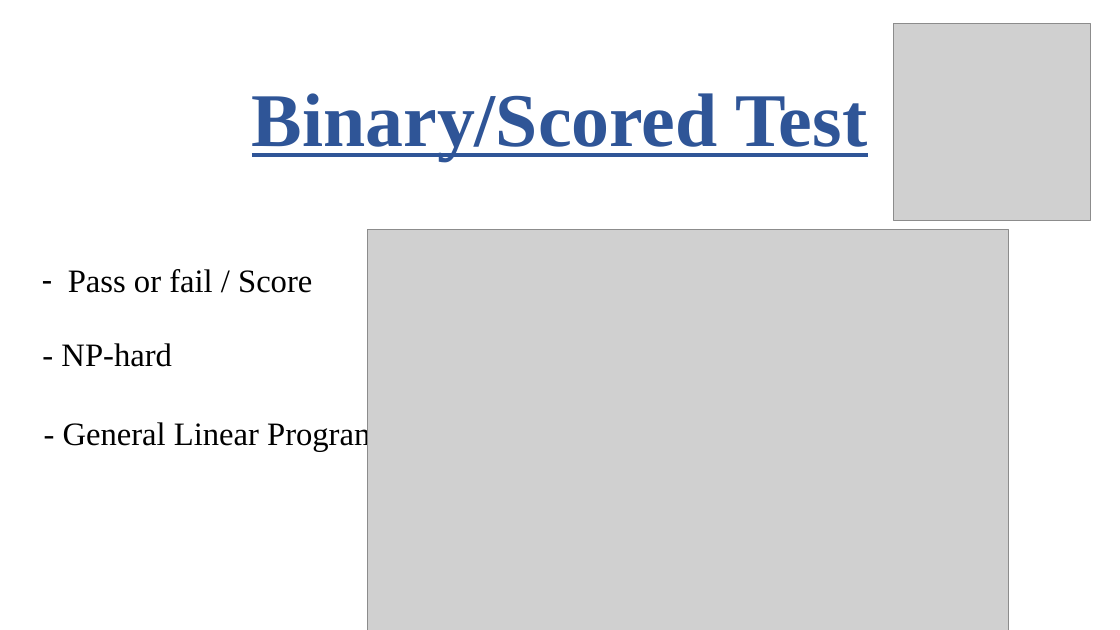
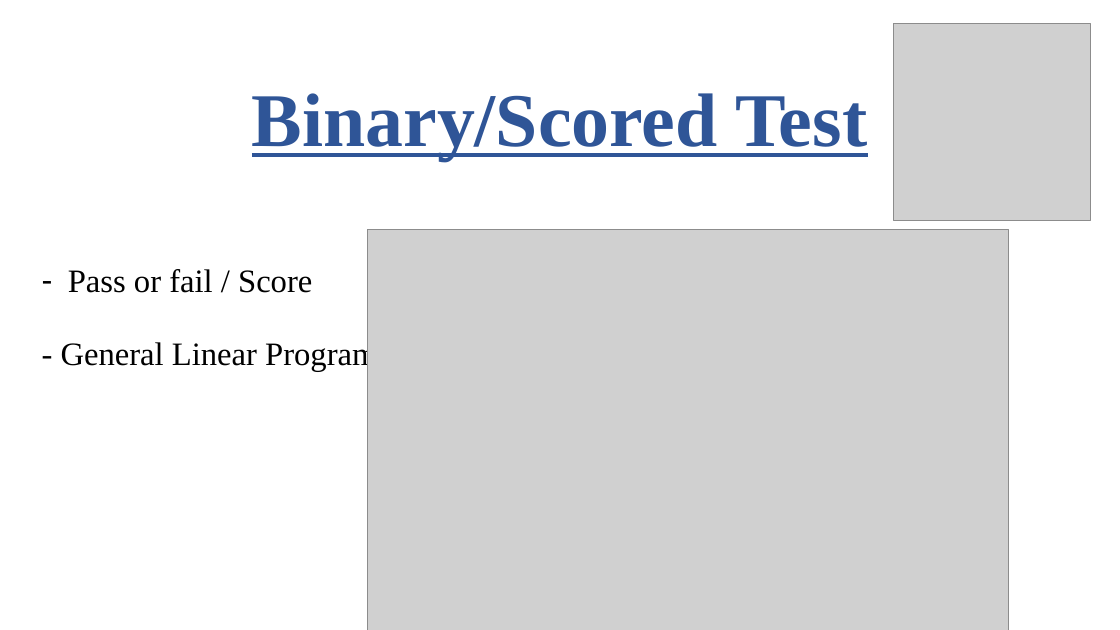
Before and after one commit to robinengels/Anglais, a slide deck: slide 14 of Anglais.pptx. Drawn at 1120x630 pixels with LibreOffice and Linux fonts; fonts in the diff are those of the drawing; grey boxes stand for pictures. Boxes give left, top, right and bottom in pixels: in the first picture for what was removed or moved away, otherwise in the second. Text is boxed around its words. In the diff, an @@ line names an element or a change of style, - is before the commit and + after.

```diff
--- a/Anglais.pptx
+++ b/Anglais.pptx
@@ text "- General Linear Program": place and size @@
-text "- General Linear Program" at [63, 420, 379, 452]
+text "- General Linear Program" at [61, 340, 377, 372]
@@ text removed at [61, 343, 172, 367] @@
-- NP-hard
```
Also in this commit, not shown: 9 other slides changed.
